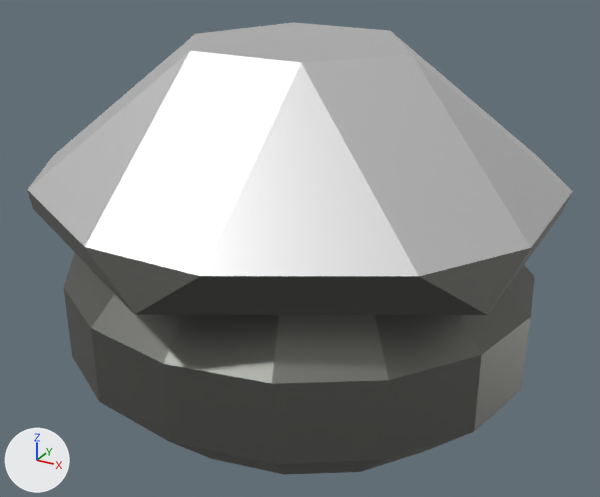
Before and after pictures for a commit that changed the FBX model Assets/Resources/Meshes/Armor1.fbx.
The view is the same before and after, from a camera (50 mm lens) standing at (-2.042, -11.385, 0.155) and looking at (-2.235, -11.035, -0.02). Arrows for +X, +Y and +Z are at lower left; the lights stay in place. Where no turn or scale is listed for an object, it has been applied to the vertices.

The scene before the commit, as lines of its bpy script (objects in view):
```python
me_cone_002 = bpy.data.meshes.new('Cone.002')
me_cone_002.from_pydata(...)  # 88 vertices, 76 faces; spans x -0.129..0.129, y -0.131..0.131, z 0.0..0.187
# faces by material slot: [63, 13]
me_cone_002.materials.append(mat_unitframematerial)  # picture img_paletteunits_png
me_cone_002.materials.append(mat_playercolor)  # white #e7e7e7
ob_armorround = bpy.data.objects.new('ArmorRound', me_cone_002)
ob_armorround.location = (-2.2388, -11.0312, -0.1005)
```
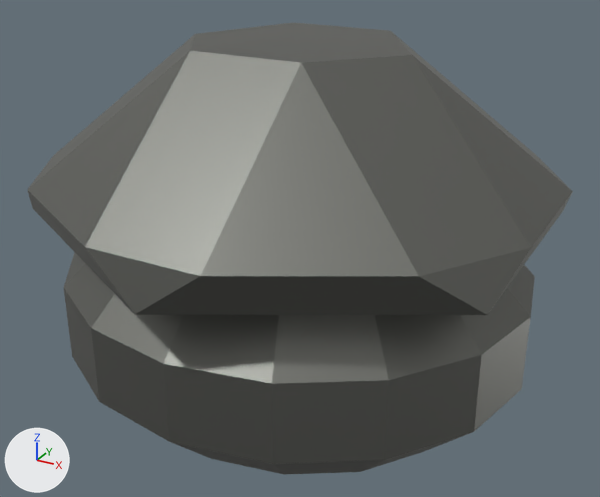
The newer file is also turned or shifted as a whole; pictures and numbers use the older file's frame.

Where the change shows, as pixel boxes (x1, y1, x2, y2) in the pictures (600 x 497 px):
part 1 of me_cone_002, recoloured (white to grey)
    both: (27, 22, 573, 276)

The edits, one by one:
me_cone_002 has 88 vertices, 76 faces and spans x -0.129..0.129, y -0.131..0.131, z 0.0..0.187.
me_cone_002 is used by ob_armorround; location (-2.2388, -11.0312, -0.1005).
me_cone_002 part 1: all 13 faces that had it switch from mat_playercolor (white #e7e7e7) to mat_unitframematerial (picture img_paletteunits_png).
